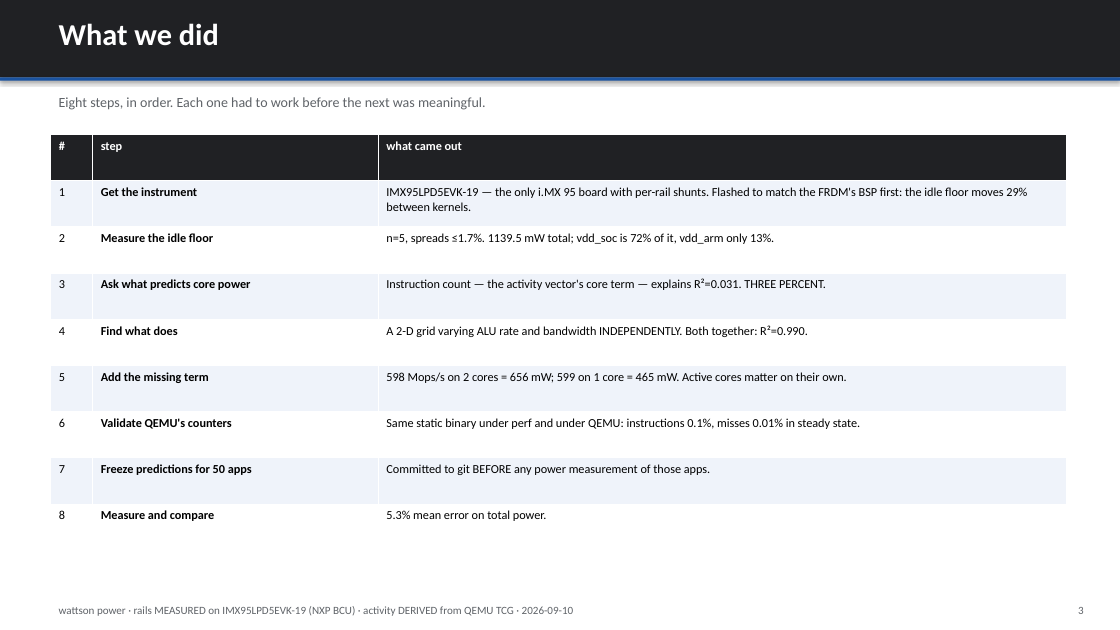
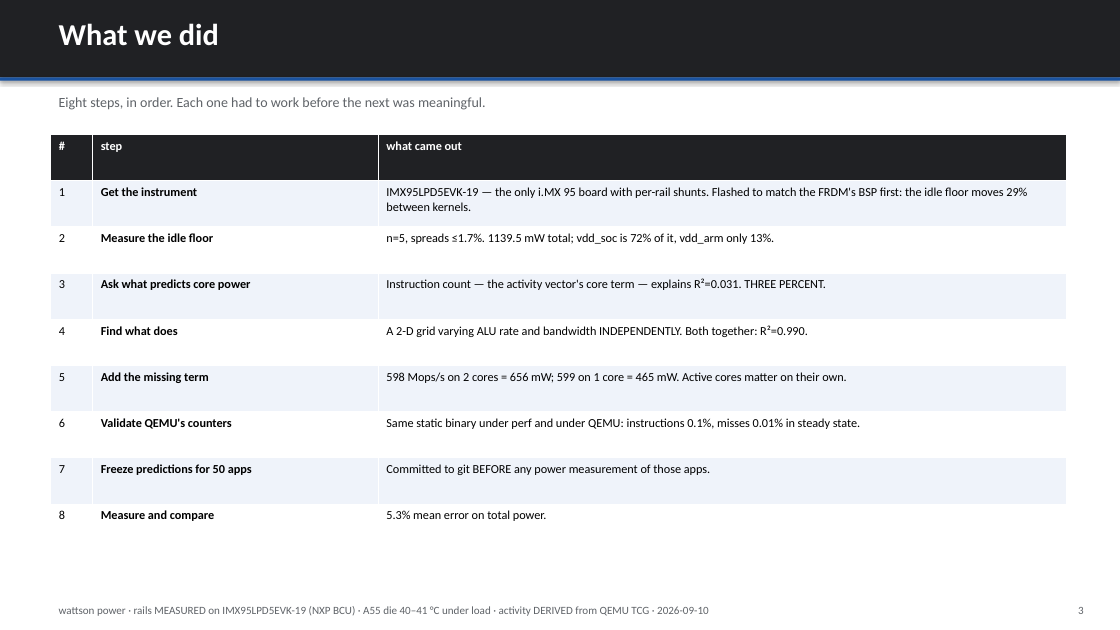
Before and after one commit to kylefoxaustin/wattson, a slide deck: slide 3 of xcheck/wattson-power.pptx. Drawn at 1120x630 pixels with LibreOffice and Linux fonts; fonts in the diff are those of the drawing. Boxes give left, top, right and bottom in pixels: in the first picture for what was removed or moved away, otherwise in the second. Text is boxed around its words. In the diff, an @@ line names an element or a change of style, - is before the commit and + after.

```diff
--- a/xcheck/wattson-power.pptx
+++ b/xcheck/wattson-power.pptx
@@ text at <box>59,606,709,616</box>: text changed @@
-wattson power · rails MEASURED on IMX95LPD5EVK-19 (NXP BCU) · activity DERIVED from QEMU TCG · 2026-09-10
+wattson power · rails MEASURED on IMX95LPD5EVK-19 (NXP BCU) · A55 die 40–41 °C under load · activity DERIVED from QEMU TCG · 2026-09-10
```
Also in this commit, not shown: 6 other slides changed, 2 slides added, 1 slide removed, 5 other files.
